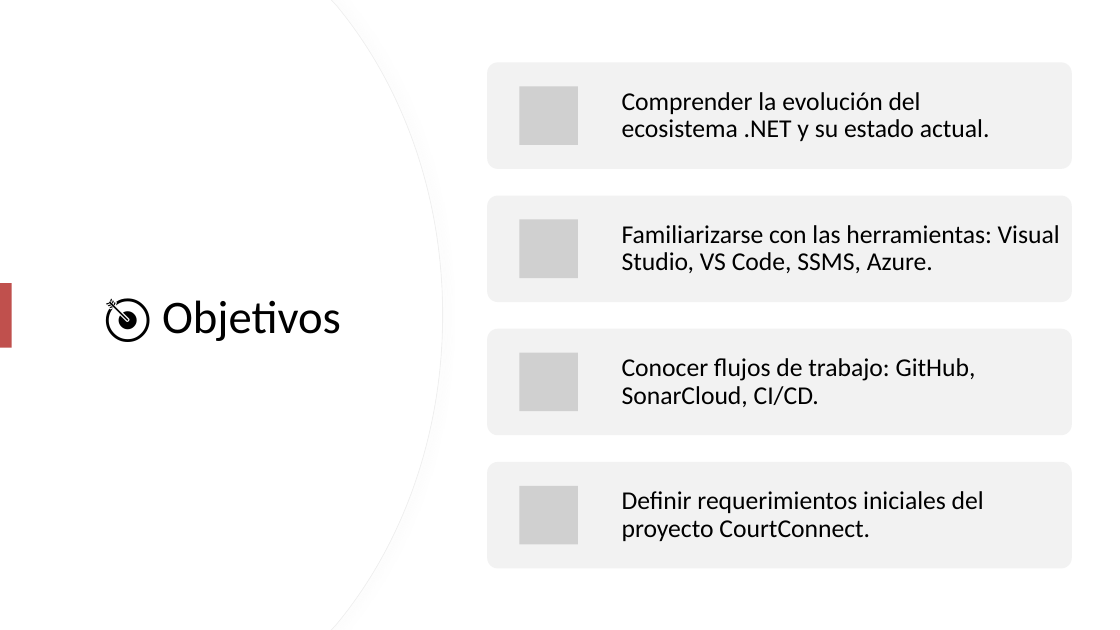
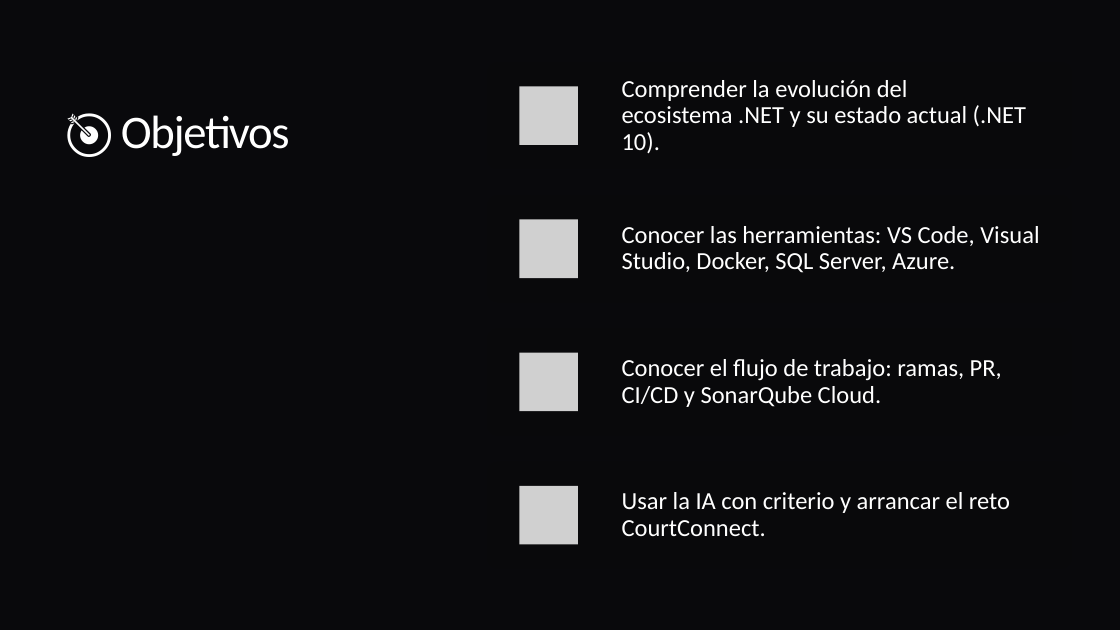
Before and after one commit to ybenzina/formacion-dotnet-junior, a slide deck: slide 2 of docs/masterclasses/masterclass-dotnet-technologies.pptx. Drawn at 1120x630 pixels with LibreOffice and Linux fonts; fonts in the diff are those of the drawing; grey boxes stand for pictures. Boxes give left, top, right and bottom in pixels: in the first picture for what was removed or moved away, otherwise in the second. Text is boxed around its words. In the diff, an @@ line names an element or a change of style, - is before the commit and + after.

Commit message:
doc: Masterclass .NET Technologies (#48)
* Concretiza ramas de trabajo y actualiza documentación de masterclass general

* Acutaliza ejercicios planteando migración a net11 en parte III

---------

```diff
--- a/docs/masterclasses/masterclass-dotnet-technologies.pptx
+++ b/docs/masterclasses/masterclass-dotnet-technologies.pptx
@@ background #FFFFFF to #09090C @@
@@ freeform shape removed at box(0, 0, 443, 630) @@
@@ freeform shape removed at box(0, 0, 442, 630) @@
@@ text at box(622, 80, 1026, 154): text changed; size 22 to 21 pt; text colour #000000 to #FFFFFF @@
-Comprender la evolución del ecosistema .NET y su estado actual.
+Comprender la evolución del ecosistema .NET y su estado actual (.NET 10).
@@ title "🎯 Objetivos" at box(121, 115, 290, 156): text colour #000000 to #FFFFFF, letter spacing 0 to -1.1 pt; alignment centre to left; line spacing 1 to 0.85; vertical alignment middle to top @@
@@ text at box(622, 226, 1039, 273): text changed; size 22 to 21 pt; text colour #000000 to #FFFFFF @@
-Familiarizarse con las herramientas: Visual Studio, VS Code, SSMS, Azure.
+Conocer las herramientas: VS Code, Visual Studio, Docker, SQL Server, Azure.
@@ rectangle removed at box(0, 283, 12, 348) @@
@@ text at box(622, 359, 1002, 407): text changed; size 22 to 21 pt; text colour #000000 to #FFFFFF @@
-Conocer flujos de trabajo: GitHub, SonarCloud, CI/CD.
+Conocer el flujo de trabajo: ramas, PR, CI/CD y SonarQube Cloud.
@@ fill #F2F2F2 to #09090B in 4 elements at box(487, 62, 1072, 169), box(487, 196, 1072, 302), box(487, 329, 1072, 435), box(487, 462, 1072, 569) @@
@@ text at box(622, 492, 1010, 536): text changed; size 22 to 21 pt; text colour #000000 to #FFFFFF @@
-Definir requerimientos iniciales del proyecto CourtConnect.
+Usar la IA con criterio y arrancar el reto CourtConnect.
```
Also in this commit, not shown: 8 other slides changed, 36 slides added, 16 slides removed, 14 other files.
